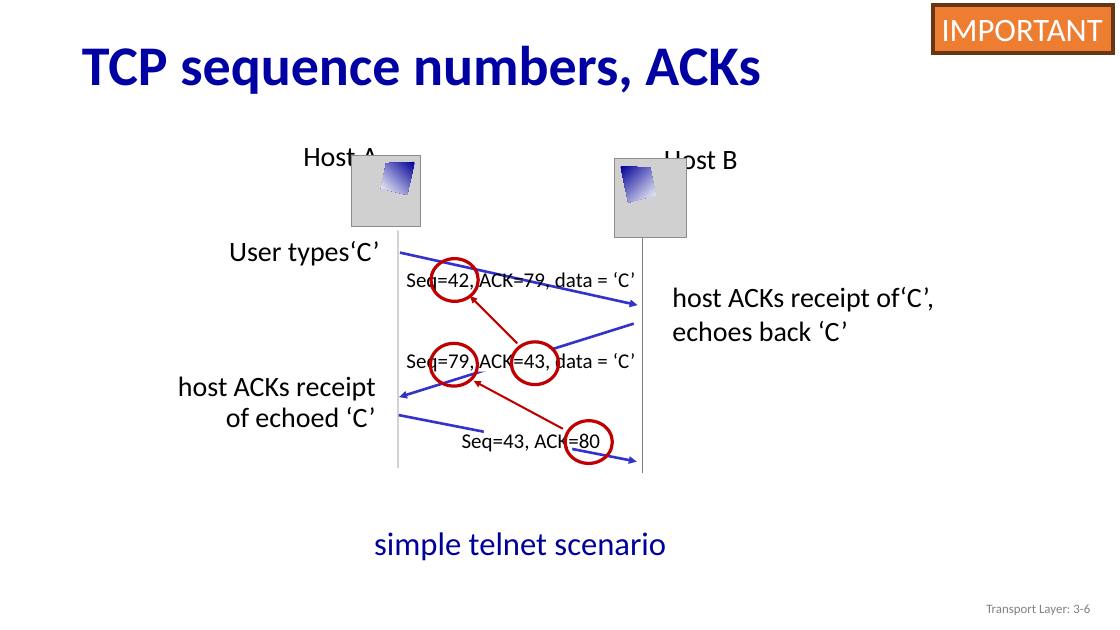
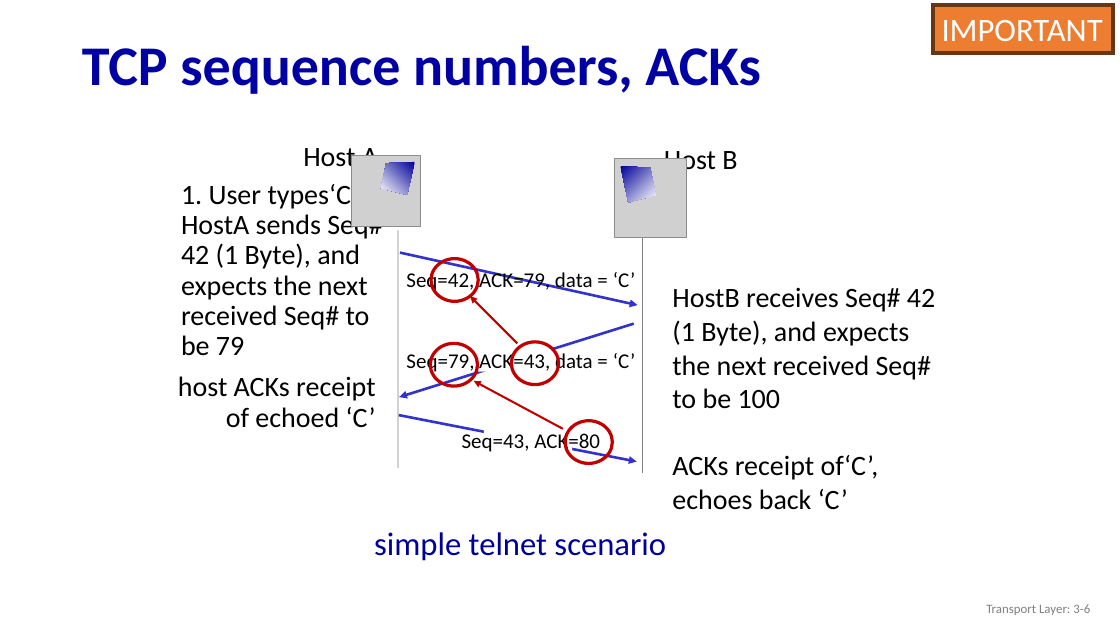
Before and after one commit to guhofstra/CSC175, a slide deck: slide 6 of PPTs/3.5 TCP.pptx. Drawn at 1120x630 pixels with LibreOffice and Linux fonts; fonts in the diff are those of the drawing; grey boxes stand for pictures. Boxes give left, top, right and bottom in pixels: in the first picture for what was removed or moved away, otherwise in the second. Text is boxed around its words. In the diff, an @@ line names an element or a change of style, - is before the commit and + after.

```diff
--- a/PPTs/3.5 TCP.pptx
+++ b/PPTs/3.5 TCP.pptx
@@ text at [181, 181, 382, 355]: text changed @@
-User types‘C’
+1. User types‘C’. HostA sends Seq# 42 (1 Byte), and expects the next received Seq# to be 79
@@ text at [672, 287, 935, 510]: text changed @@
-host ACKs receipt of‘C’, echoes back ‘C’
+HostB receives Seq# 42 (1 Byte), and expects the next received Seq# to be 100
+ACKs receipt of‘C’, echoes back ‘C’
```
Also in this commit, not shown: 1 slide added, 4 other files.
